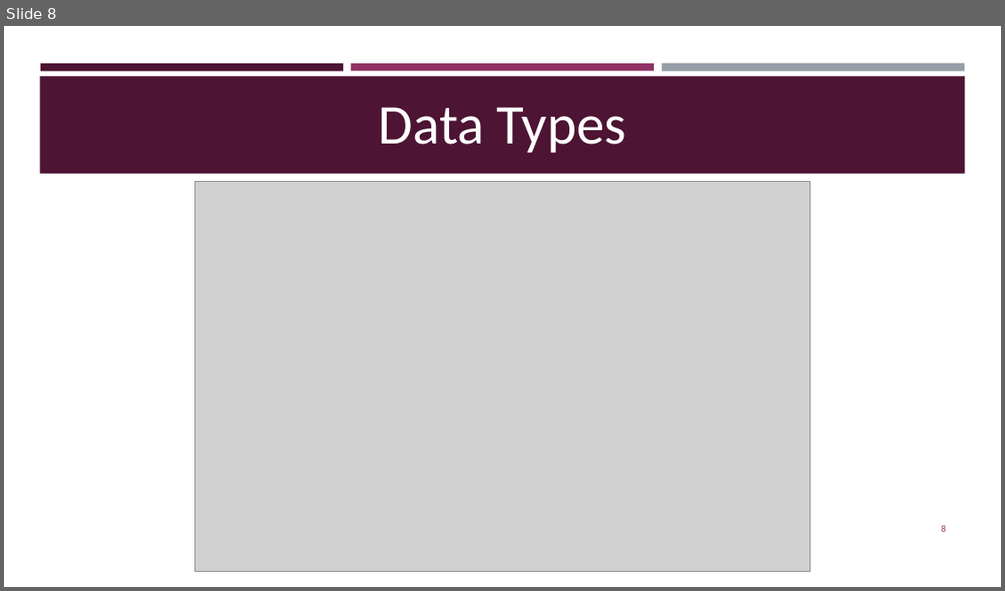
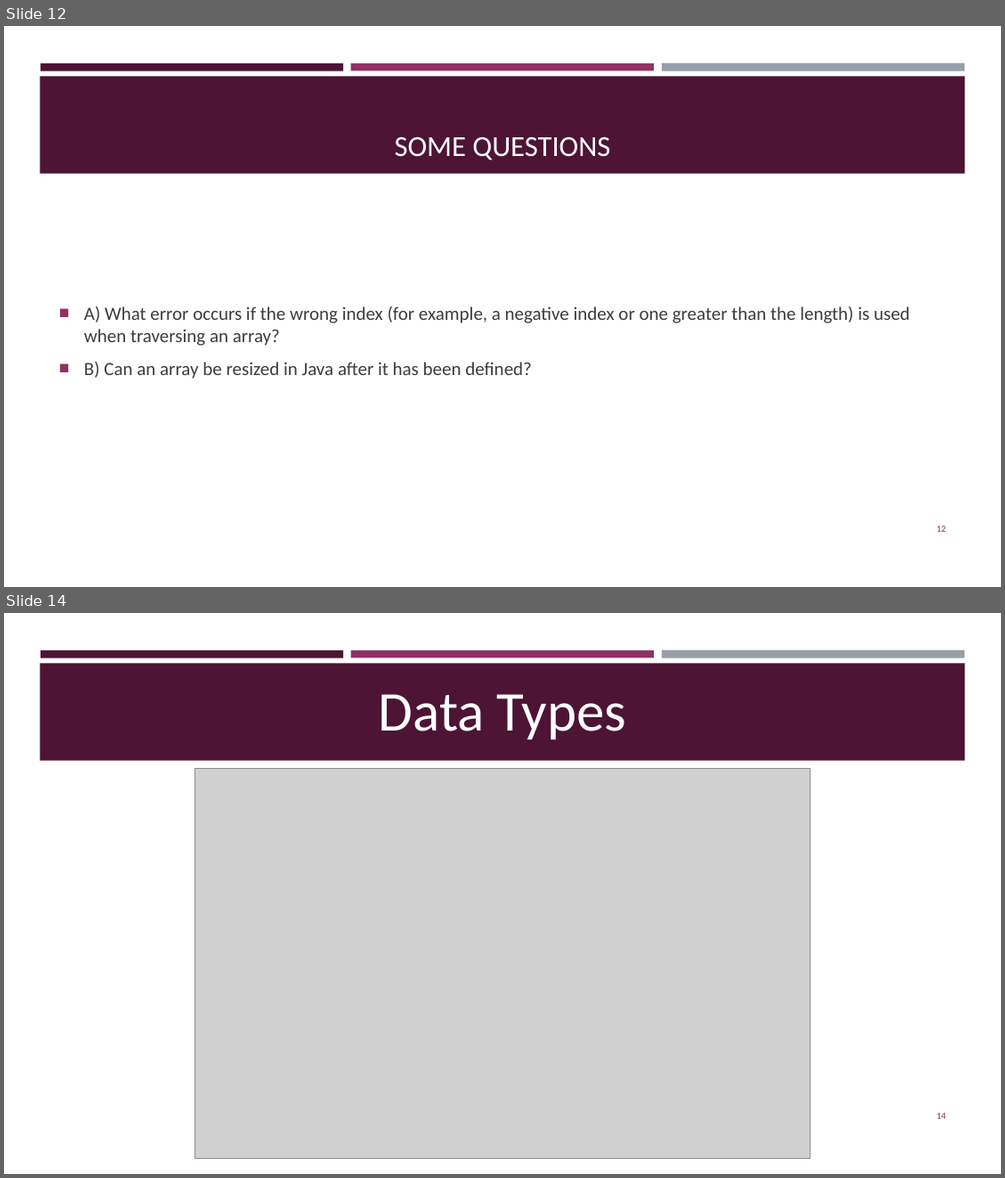
Before and after one commit to AUT-Programming/Java-Programming, a slide deck: Slides/ch1_BasicsAndObjects.pptx. Shown one above the other, each under a label of ours: slide 8 before the commit, slides 12 and 14 after it; the slides between them are not shown. The pictures are 1005x591 and 1005x1178 pixels, drawn with LibreOffice and Linux fonts; fonts in the diff are those of the drawing; grey boxes stand for pictures. Boxes give left, top, right and bottom in pixels: in the first picture for what was removed or moved away, otherwise in the second. Text is boxed around its words. In the diff, an @@ line names an element or a change of style, - is before the commit and + after.

```diff
--- a/Slides/ch1_BasicsAndObjects.pptx
+++ b/Slides/ch1_BasicsAndObjects.pptx
@@ slide 12 added at box(4, 26, 1001, 587), background #FFFFFF; not listed: 4 template elements that a slide beside it also shows @@
@@ title added at box(395, 136, 610, 160), 28 pt, text #FFFFFF @@
+SOME QUESTIONS
@@ text added at box(84, 306, 910, 378), 18 pt, text #3D3D3D @@
+■ A) What error occurs if the wrong index (for example, a negative index or one greater than the length) is used when traversing an array?
+■ B) Can an array be resized in Java after it has been defined?
@@ page number added at box(937, 525, 947, 532), 9 pt, text #903163 @@
+12
@@ what was slide 8 is now slide 14 @@
@@ page number at box(937, 1112, 947, 1119): text changed @@
-8
+14
```
Also in this commit, not shown: 17 other slides added, 3 other files.
